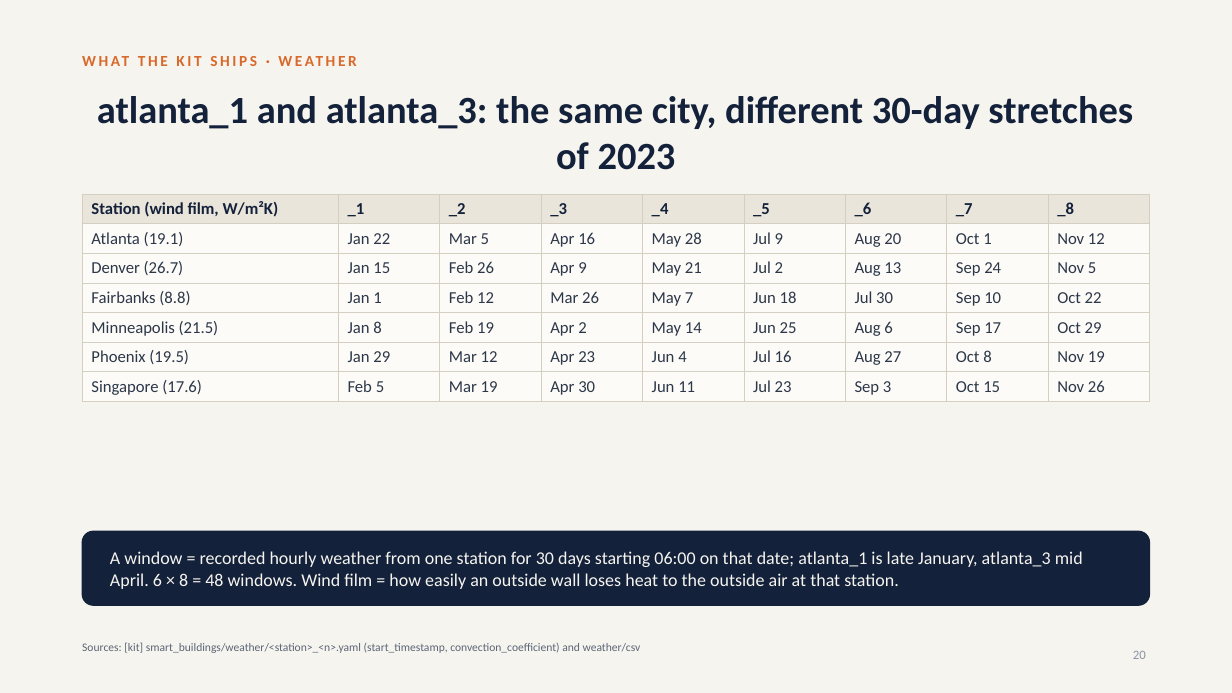
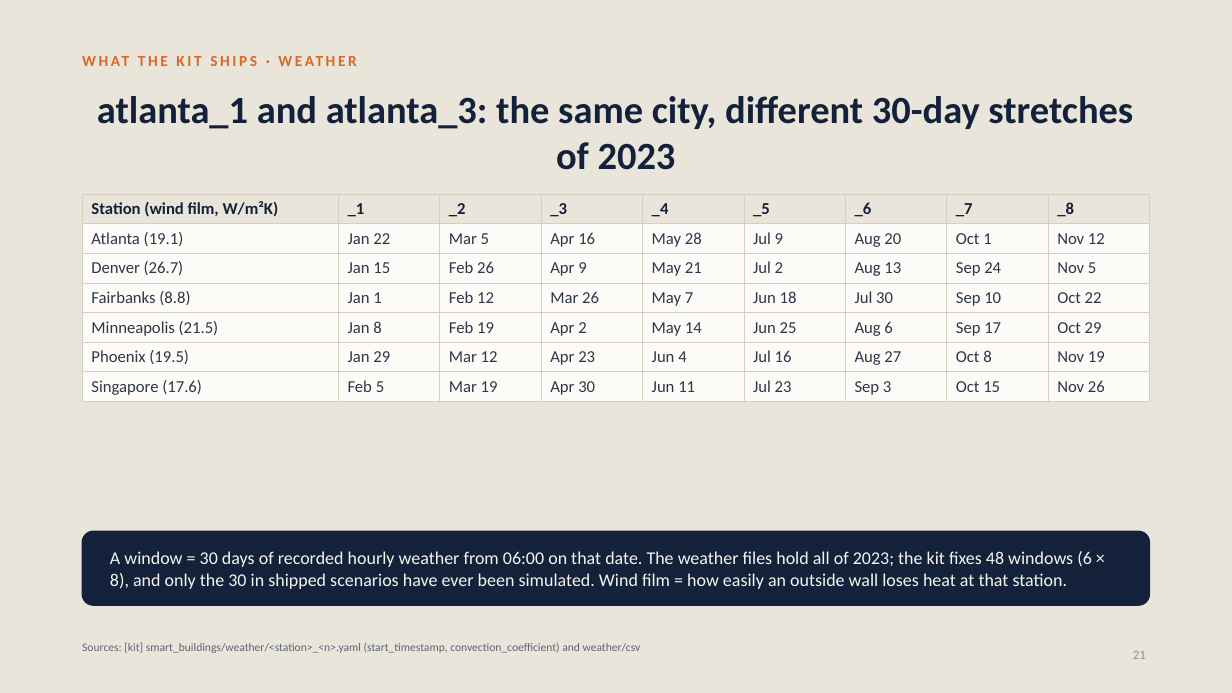
Before and after one commit to srivathsanb14/working-code, a slide deck: slide 21 of docs/One_Controller_for_Every_Building.pptx (slide 20 before the commit). Drawn at 1232x693 pixels with LibreOffice and Linux fonts; fonts in the diff are those of the drawing. Boxes give left, top, right and bottom in pixels: in the first picture for what was removed or moved away, otherwise in the second. Text is boxed around its words. In the diff, an @@ line names an element or a change of style, - is before the commit and + after.

```diff
--- a/docs/One_Controller_for_Every_Building.pptx
+++ b/docs/One_Controller_for_Every_Building.pptx
@@ background #F6F4EF to #EAE5DA @@
@@ text at (x1=110, y1=551, x2=1092, y2=589): text changed @@
-A window = recorded hourly weather from one station for 30 days starting 06:00 on that date; atlanta_1 is late January, atlanta_3 mid April. 6 × 8 = 48 windows. Wind film = how easily an outside wall loses heat to the outside air at that station.
+A window = 30 days of recorded hourly weather from 06:00 on that date. The weather files hold all of 2023; the kit fixes 48 windows (6 × 8), and only the 30 in shipped scenarios have ever been simulated. Wind film = how easily an outside wall loses heat at that station.
@@ page number at (x1=1133, y1=651, x2=1146, y2=659): text changed @@
-20
+21
```
Also in this commit, not shown: 5 other slides changed, 2 slides added, 4 other files.
